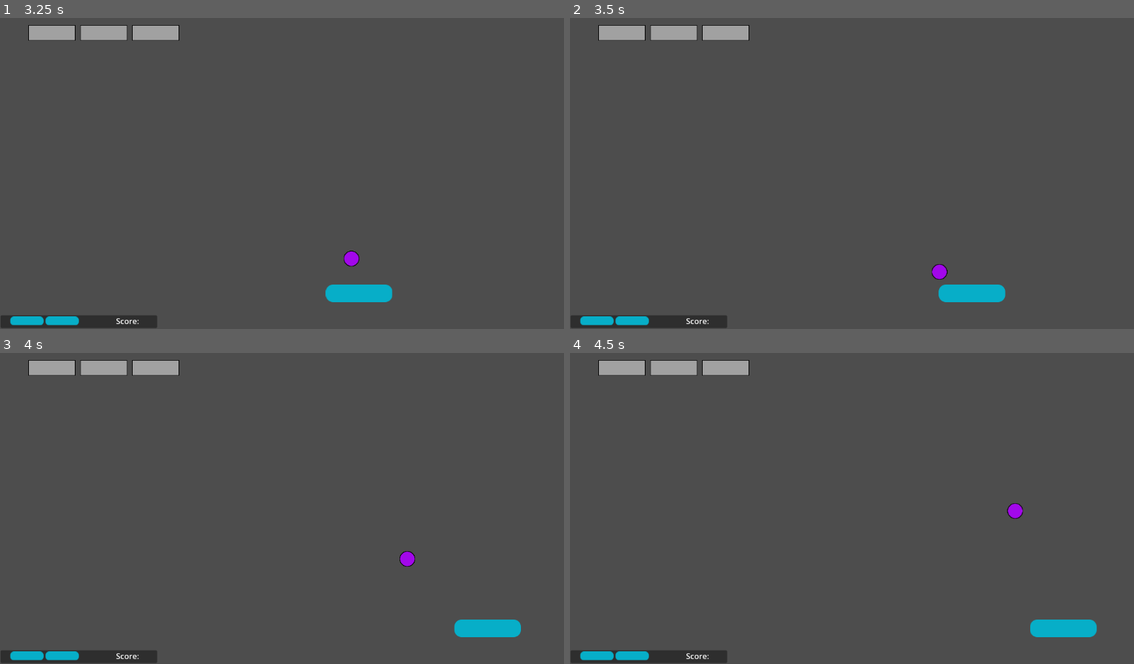
Above: before the commit, frames 1-4 (two rows, left to right).
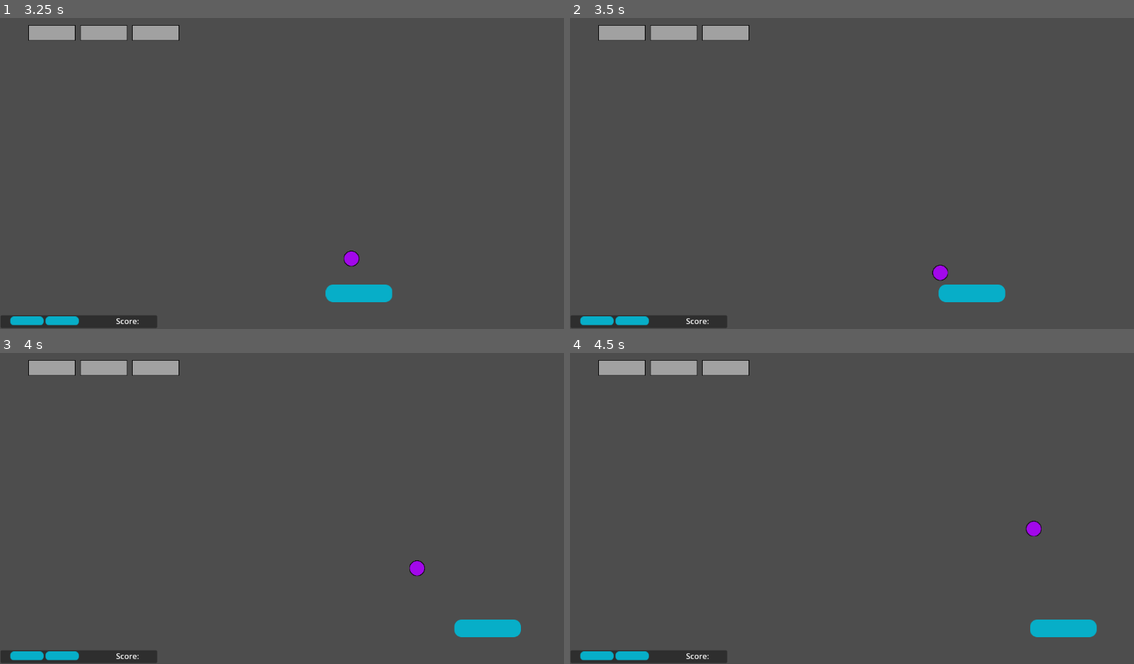
Above: after the commit, the same moments.

Repository: adrianschofield/unshaped-godot-block
Game: Godot game, scene res://Scenes/level_0.tscn
Two runs of this game, one before a commit and one after it. Both use one fixed random seed, a clock stepped at 60 frames per second and the inputs below. Sound files missing from this copy of the repository are replaced by a short silence.
Inputs:
- Up to frame 1 (3.25 s): click "Start Game" at 0.5 s; hold D (move_right) 1.28-2.03 s; hold A (move_left) 2.03-2.78 s; hold D (move_right) from 2.78 s (still down)
- Up to frame 2 (3.5 s): keep holding D (move_right)
- Up to frame 3 (4 s): keep holding D (move_right)
- Up to frame 4 (4.5 s): release D (move_right) at 4.28 s; hold A (move_left) from 4.28 s (still down)

Frame 1 is identical in both runs. In frame 2, less than 0.1% of the frame differs, in the area x 64-68%, y 79-85%; in frame 3, 0.2%; in frame 4, 0.2%, in the area x 77-84%, y 48-59%.

Commit message:
Alter velocity when colliding with Player

Diff:
--- a/Scripts/ball.gd
+++ b/Scripts/ball.gd
@@ -1,13 +1,16 @@
 extends CharacterBody2D
 
-const MAX_MOVE_SPEED = 450.0
-const MIN_MOVE_SPEED = 250.0
+const MAX_MOVE_SPEED : float = 450.0
+const MIN_MOVE_SPEED : float = 250.0
+
+# Multiplier to change ball speed when it collides with the player
+@export var SPEED_MULTIPLIER : float = 0.1
 
 # TODO calculate this from the scene or something
-const BALL_WIDTH = 32
+const BALL_WIDTH : int = 32
 
 # Padding to stop the player actually hitting the edge of the screen
-const PADDING = 10
+const PADDING : int = 10
 
 # Variables to capture the maximum size of the screen so that we can
 # position the ball and player properly
@@ -69,7 +72,7 @@
 	else :
 		y_direction = rng.randf_range(x_direction, 1.0)
 	# DBG
-	print(x_direction, " ", y_direction)
+	# print(x_direction, " ", y_direction)
 
 	# Now factor in the speed to get the values for the velocity vector
 	my_velocity.x = x_direction * speed_multiplier
@@ -125,7 +128,21 @@
 		# TODO if this a collision with the player I need to alter the velocity of the ball
 		# based on the velocity of the player
 		if collision:
+			if (collision.get_collider().name == "Player"):
+				# OK we collided with the player
+				var player_velocity = collision.get_collider_velocity()
+				# DBG
+				print("Ball Velocity before change ", my_velocity.x, " ", my_velocity.y)
+				# There are four different scenarios we need to handle
+				# Speed the ball up if player and ball are going in the same direction
+				if (player_velocity.x > 0 and my_velocity.x > 0) or (player_velocity.x < 0 and my_velocity.x < 0) :
+					my_velocity.x = my_velocity.x * SPEED_MULTIPLIER
+				# Slow the ball down if player and ball are going in opposite directions
+				elif (player_velocity.x < 0 and my_velocity.x > 0) or (player_velocity.x > 0 and my_velocity.x < 0):
+					my_velocity.x = my_velocity.x * (1 / SPEED_MULTIPLIER)
+
 			my_velocity.y = -(my_velocity.y)
+			print("Ball Velocity after change ", my_velocity.x, " ",my_velocity.y)
 
 func hit_block():
 	# DBG
